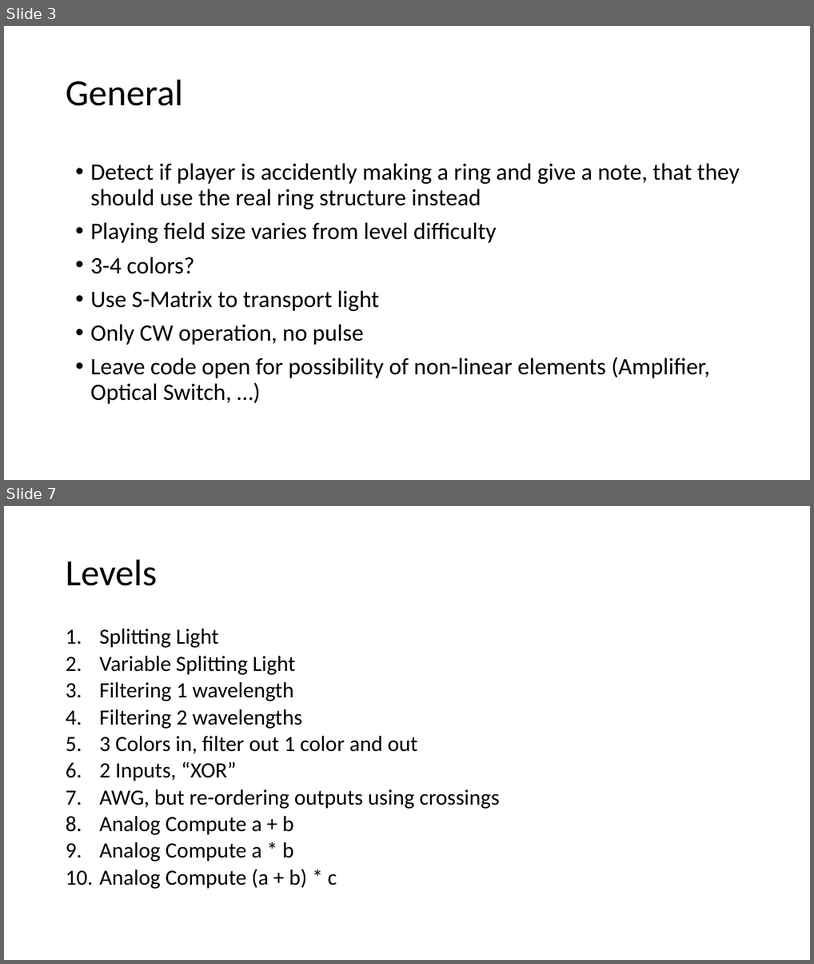
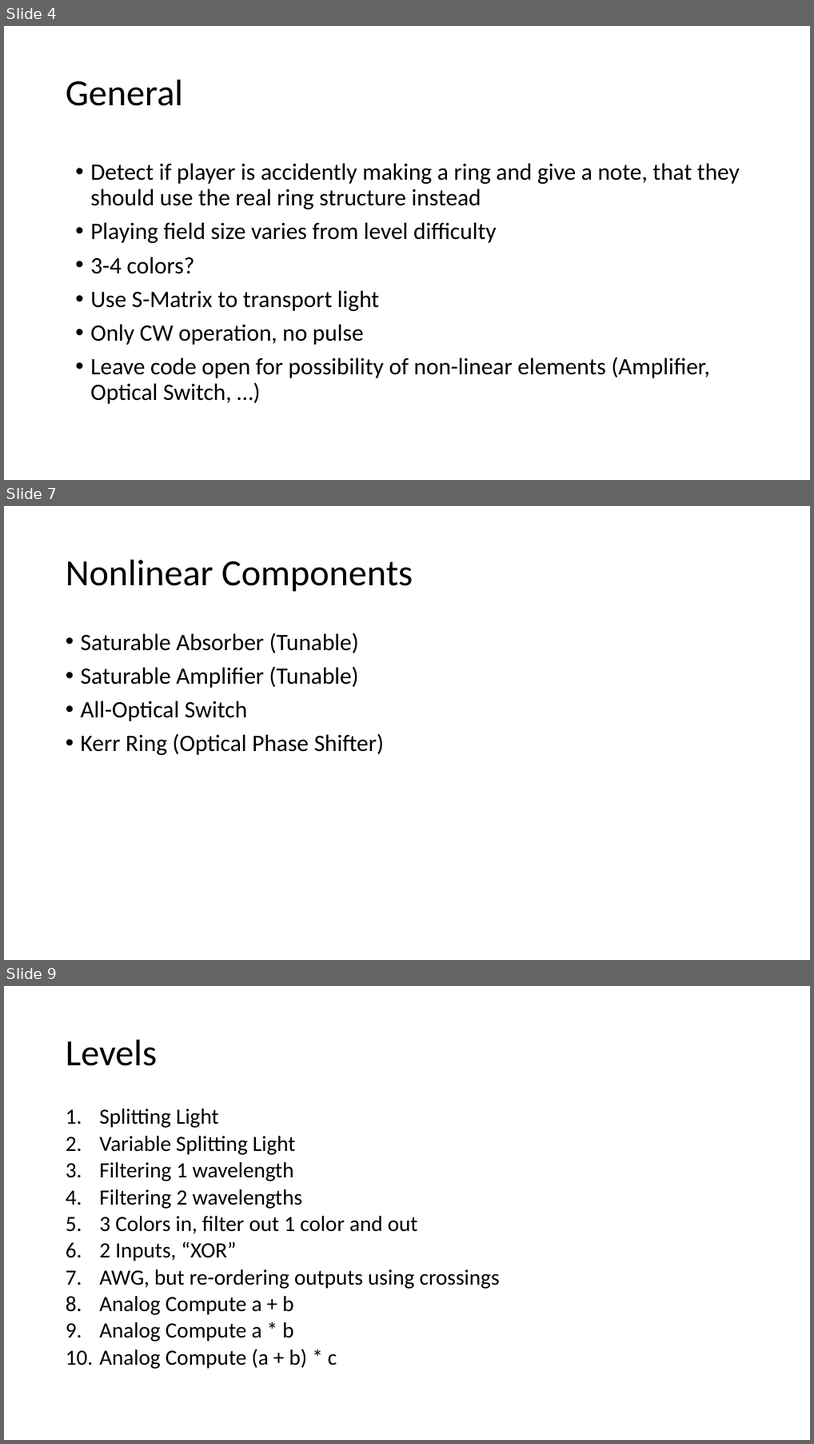
Before and after one commit to Akhetonics/Connect-A-PIC, a slide deck: Design.pptx. Shown one above the other, each under a label of ours: slides 3 and 7 before the commit, slides 4, 7 and 9 after it; the slides between them are not shown. The pictures are 814x964 and 814x1444 pixels, drawn with LibreOffice and Linux fonts; fonts in the diff are those of the drawing. Boxes give left, top, right and bottom in pixels: in the first picture for what was removed or moved away, otherwise in the second. Text is boxed around its words. In the diff, an @@ line names an element or a change of style, - is before the commit and + after.

```diff
--- a/Design.pptx
+++ b/Design.pptx
@@ slide 7 added at bbox=[4, 506, 810, 960], background #FFFFFF @@
@@ title added at bbox=[66, 560, 413, 592], 44 pt, text #000000 @@
+Nonlinear Components
@@ text added at bbox=[81, 632, 384, 755], 28 pt, text #000000 @@
+• Saturable Absorber (Tunable)
+• Saturable Amplifier (Tunable)
+• All-Optical Switch
+• Kerr Ring (Optical Phase Shifter)
@@ what was slide 3 is now slide 4 @@
@@ what was slide 7 is now slide 9 @@
```
Also in this commit, not shown: 3 slides changed, 2 other slides added, 1 other file.
